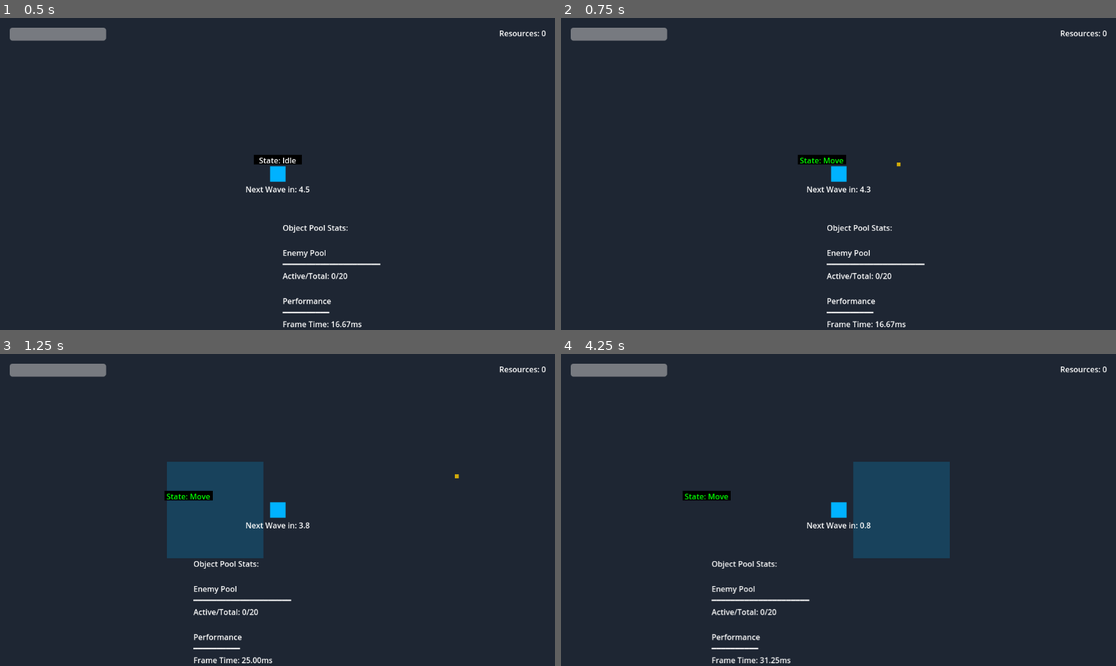
Above: before the commit, frames 1-4 (two rows, left to right).
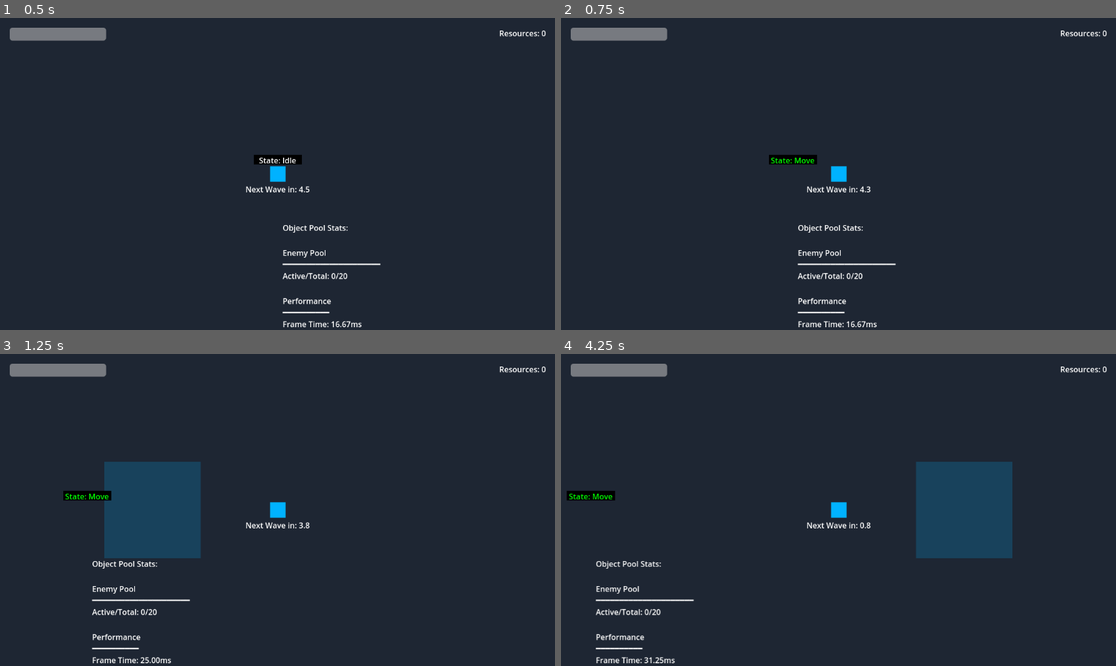
Above: after the commit, the same moments.

Repository: brian-cook/czgame
Game: Godot game, scene res://src/scenes/test/test_game.tscn
The game is run twice, just before and just after one commit, with the same random seed, the same clock (stepped at 60 frames per second) and the same inputs.
Inputs (mouse positions are in pixels of both pictures, inside the frame that each line leads up to):
- Up to frame 1 (0.5 s): no input
- Up to frame 2 (0.75 s): move the mouse to (960, 158) at 0.52 s; press the mouse at (960, 158) at 0.53 s; hold D (move_right) from 0.53 s (still down)
- Up to frame 3 (1.25 s): keep holding D (move_right); tap Space (place_zone) at 0.8 s
- Up to frame 4 (4.25 s): move the mouse to (727, 525) at 1.27 s; release D (move_right) at 1.28 s; release the mouse at (727, 525) at 1.28 s; hold S (move_down) 1.28-2.03 s; tap Space (place_zone) at 1.35, 2.3, 2.85, 3.8 s; click (727, 525) at 1.55 s; move the mouse to (894, 441) at 2.02 s; press the mouse at (894, 441) at 2.03 s; hold D (move_right) 2.03-2.78 s; move the mouse to (810, 572) at 2.77 s; release the mouse at (810, 572) at 2.78 s; hold W (move_up) 2.78-3.53 s; click (810, 572) at 3.05 s; move the mouse to (1005, 556) at 3.52 s; press the mouse at (1005, 556) at 3.53 s; hold A (move_left) from 3.53 s (still down)

Frame 1 is identical in both runs. In frame 2, 1.5% of the frame differs, in the area x 37-66%, y 43-100%; in frame 3, 8.9%; in frame 4, 9.1%, in the area x 1-82%, y 34-100%.

Commit message:
controller support

Diff:
--- a/src/scripts/player/basic_player.gd
+++ b/src/scripts/player/basic_player.gd
@@ -26,6 +26,9 @@
 # Private variables
 var _current_health: float
 var _can_take_damage: bool = true
+var _using_controller: bool = false
+var _aim_direction: Vector2 = Vector2.RIGHT
+const CONTROLLER_DEADZONE: float = 0.2
 
 @onready var state_machine: PlayerStateMachine = $StateMachine
 @onready var weapon_base: WeaponBase = $WeaponMount/WeaponBase
@@ -102,15 +105,54 @@
 	$ResourceCollector.set_collision_layer_value(1, false)
 	$ResourceCollector.set_collision_mask_value(1, false)
 
+func _physics_process(delta: float) -> void:
+	# Get movement input
+	var input_vector = Input.get_vector(
+		"move_left", "move_right",
+		"move_up", "move_down"
+	)
+
+	# Handle movement
+	if input_vector != Vector2.ZERO:
+		velocity = velocity.move_toward(
+			input_vector * speed,
+			acceleration * delta
+		)
+	else:
+		velocity = velocity.move_toward(Vector2.ZERO, friction * delta)
+
+	move_and_slide()
+
+	# Handle aiming
+	_update_aim_direction()
+
+func _update_aim_direction() -> void:
+	if weapon_base:
+		# Get right stick input
+		var aim_vector = Vector2(
+			Input.get_joy_axis(0, JOY_AXIS_RIGHT_X),
+			Input.get_joy_axis(0, JOY_AXIS_RIGHT_Y)
+		)
+
+		# Check if using controller based on right stick movement
+		if aim_vector.length() > CONTROLLER_DEADZONE:
+			_using_controller = true
+			_aim_direction = aim_vector.normalized()
+			weapon_base.rotation = _aim_direction.angle()
+		else:
+			# Check if mouse has moved
+			var mouse_pos = get_global_mouse_position()
+			var to_mouse = mouse_pos - global_position
+			if to_mouse.length() > 0:
+				_using_controller = false
+				weapon_base.look_at(mouse_pos)
+
 func _input(event: InputEvent) -> void:
-	if event is InputEventMouseButton:
-		if event.button_index == MOUSE_BUTTON_LEFT and event.pressed:
-			print("Left click detected")
-			if weapon_base:
-				print("Calling weapon try_fire")
-				weapon_base.try_fire()
-			else:
-				push_error("Weapon base not found!")
+	# Update controller state based on input type
+	if event is InputEventJoypadMotion or event is InputEventJoypadButton:
+		_using_controller = true
+	elif event is InputEventMouse:
+		_using_controller = false
 
 func _on_resource_collector_area_entered(area: Area2D) -> void:
 	print("Player detected area: ", area.name)
--- a/src/scripts/test/test_game.gd
+++ b/src/scripts/test/test_game.gd
@@ -156,6 +156,7 @@
 	_setup_movement_actions()
 	_setup_combat_actions()
 	_setup_zone_actions()
+	_setup_controller_detection()
 
 func _setup_movement_actions() -> void:
 	print("Setting up movement actions")
@@ -167,18 +168,39 @@
 	}
 
 	for action_name in movement_actions:
-		# Remove existing action if it exists
 		if InputMap.has_action(action_name):
 			InputMap.erase_action(action_name)
 
 		print("Adding input action: ", action_name)
 		InputMap.add_action(action_name)
 
+		# Add keyboard inputs
 		for key in movement_actions[action_name]:
 			var event = InputEventKey.new()
 			event.keycode = key
-			print("Adding key ", key, " to action ", action_name)
 			InputMap.action_add_event(action_name, event)
+
+		# Add controller inputs
+		if action_name == "move_up":
+			var joy_event = InputEventJoypadMotion.new()
+			joy_event.axis = JOY_AXIS_LEFT_Y
+			joy_event.axis_value = -1.0
+			InputMap.action_add_event(action_name, joy_event)
+		elif action_name == "move_down":
+			var joy_event = InputEventJoypadMotion.new()
+			joy_event.axis = JOY_AXIS_LEFT_Y
+			joy_event.axis_value = 1.0
+			InputMap.action_add_event(action_name, joy_event)
+		elif action_name == "move_left":
+			var joy_event = InputEventJoypadMotion.new()
+			joy_event.axis = JOY_AXIS_LEFT_X
+			joy_event.axis_value = -1.0
+			InputMap.action_add_event(action_name, joy_event)
+		elif action_name == "move_right":
+			var joy_event = InputEventJoypadMotion.new()
+			joy_event.axis = JOY_AXIS_LEFT_X
+			joy_event.axis_value = 1.0
+			InputMap.action_add_event(action_name, joy_event)
 
 func _setup_combat_actions() -> void:
 	print("Setting up combat actions")
@@ -186,18 +208,46 @@
 		InputMap.erase_action("attack")
 
 	InputMap.add_action("attack")
+
+	# Mouse input
 	var event_attack = InputEventMouseButton.new()
 	event_attack.button_index = MOUSE_BUTTON_LEFT
-	event_attack.pressed = true  # Important: specify that we want the pressed state
+	event_attack.pressed = true
 	InputMap.action_add_event("attack", event_attack)
+
+	# Controller input - Use JoyButton enum
+	var joy_attack = InputEventJoypadButton.new()
+	joy_attack.button_index = JOY_BUTTON_RIGHT_SHOULDER  # R1/RB button
+	InputMap.action_add_event("attack", joy_attack)
+
 	print("Attack action setup complete - Events:", InputMap.action_get_events("attack").size())
 
 func _setup_zone_actions() -> void:
 	if not InputMap.has_action("place_zone"):
 		InputMap.add_action("place_zone")
+
+		# Keyboard input
 		var event = InputEventKey.new()
 		event.keycode = KEY_SPACE
 		InputMap.action_add_event("place_zone", event)
+
+		# Controller input - Use JoyButton enum
+		var joy_event = InputEventJoypadButton.new()
+		joy_event.button_index = JOY_BUTTON_A  # A/Cross button
+		InputMap.action_add_event("place_zone", joy_event)
+
+func _setup_controller_detection() -> void:
+	Input.joy_connection_changed.connect(_on_joy_connection_changed)
+	# Check for already connected controllers
+	for device_id in Input.get_connected_joypads():
+		_on_joy_connection_changed(device_id, true)
+
+func _on_joy_connection_changed(device: int, connected: bool) -> void:
+	if connected:
+		print("Controller connected: ", Input.get_joy_name(device))
+		# You could store the controller info or update UI here
+	else:
+		print("Controller disconnected: ", device)
 
 func _unhandled_input(event: InputEvent) -> void:
 	if event.is_action_pressed("place_zone"):
--- a/src/scripts/weapons/weapon_base.gd
+++ b/src/scripts/weapons/weapon_base.gd
@@ -24,30 +24,26 @@
     # Add to weapon group for easy access
     add_to_group("weapons")
 
+func _physics_process(_delta: float) -> void:
+    if can_fire:
+        # Auto-fire when using controller and holding R2
+        if owner._using_controller and Input.is_action_pressed("attack"):
+            try_fire()
+
 func try_fire() -> void:
-    print("try_fire called - can_fire:", can_fire)
     if not can_fire:
-        print("Cannot fire - cooldown active")
         return
 
-    print("Attempting to fire weapon")
     can_fire = false
     _fire_timer.start(1.0 / fire_rate)
 
-    # Get firing direction (towards mouse)
-    var mouse_pos = get_global_mouse_position()
-    var spawn_pos = global_position  # Use weapon's actual global position
-    var direction = (mouse_pos - spawn_pos).normalized()
+    var spawn_pos = global_position
+    var direction: Vector2
 
-    var owner_name = "none"
-    if owner:
-        owner_name = owner.name
-
-    print("Firing weapon:",
-          "\n - mouse_pos:", mouse_pos,
-          "\n - weapon_pos:", spawn_pos,
-          "\n - direction:", direction,
-          "\n - owner:", owner_name)
+    if owner._using_controller:
+        direction = owner._aim_direction
+    else:
+        direction = (get_global_mouse_position() - spawn_pos).normalized()
 
     _spawn_projectile(spawn_pos, direction)
     weapon_fired.emit(self, spawn_pos)
